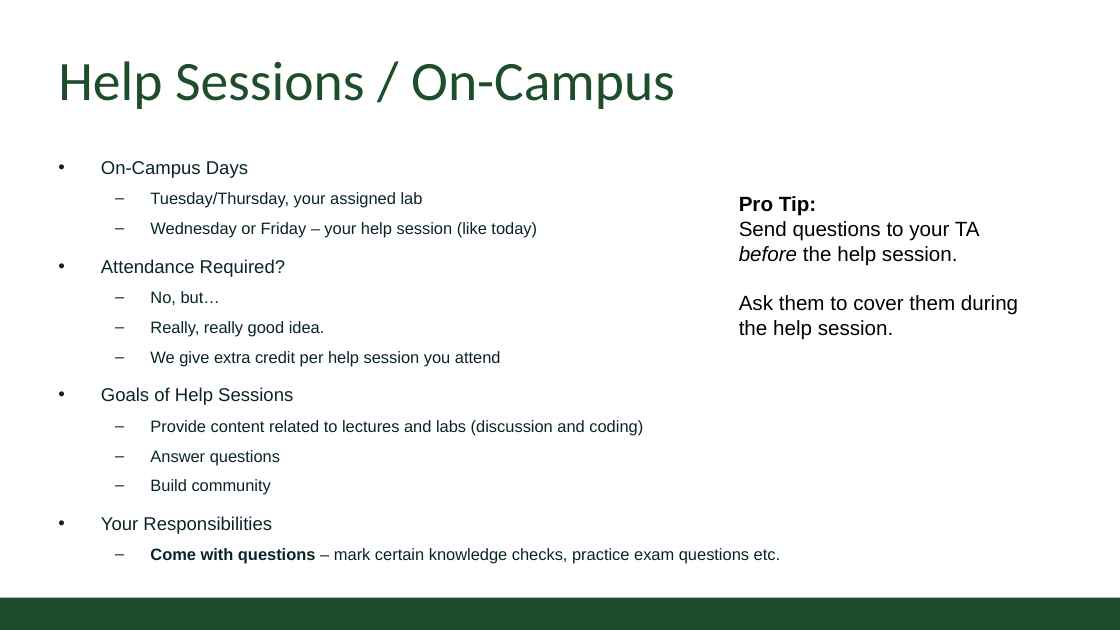
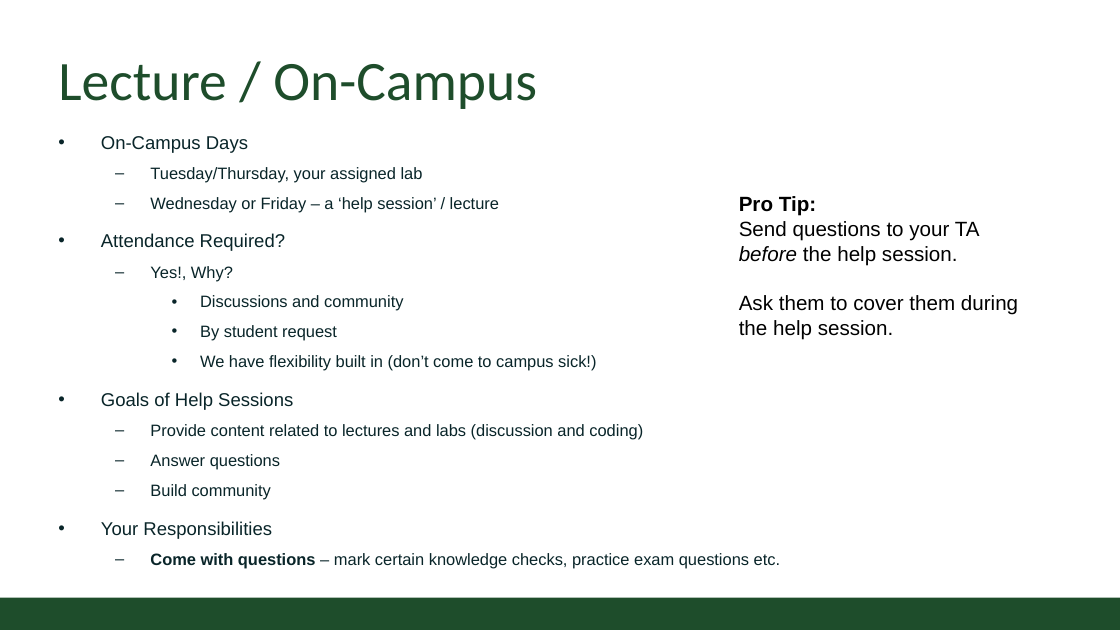
Before and after one commit to CSU-CompSci-CS163-4/Handouts, a slide deck: slide 9 of help session/week1/gold_format.pptx. Drawn at 1120x630 pixels with LibreOffice and Linux fonts; fonts in the diff are those of the drawing; background and template pictures are left out. Boxes give left, top, right and bottom in pixels: in the first picture for what was removed or moved away, otherwise in the second. Text is boxed around its words. In the diff, an @@ line names an element or a change of style, - is before the commit and + after.

```diff
--- a/help session/week1/gold_format.pptx
+++ b/help session/week1/gold_format.pptx
@@ title at [58,64,537,109]: text changed @@
-Help Sessions / On-Campus
+Lecture / On-Campus
@@ text "On-Campus Days": place and size @@
-text "On-Campus Days" at [101,161,780,564]
+text "On-Campus Days" at [101,136,780,568]
@@ text at [150,197,499,212]: text changed @@
-  – Wednesday or Friday – your help session (like today)
+  – Wednesday or Friday – a ‘help session’ / lecture
@@ text at [150,266,596,371]: text changed @@
-  – No, but…
-  – Really, really good idea.
-  – We give extra credit per help session you attend
+  – Yes!, Why?
+    • Discussions and community
+    • By student request
+    • We have flexibility built in (don’t come to campus sick!)
```
Also in this commit, not shown: 8 other slides changed, 1 slide removed.
